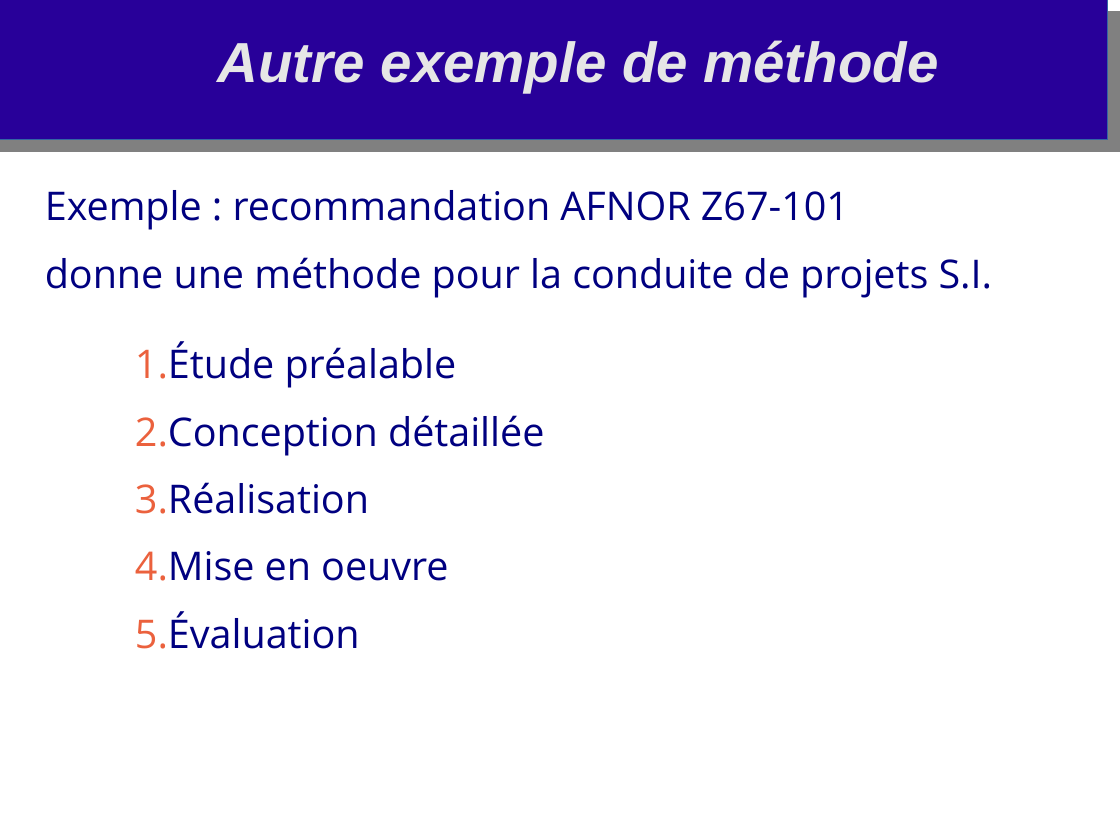
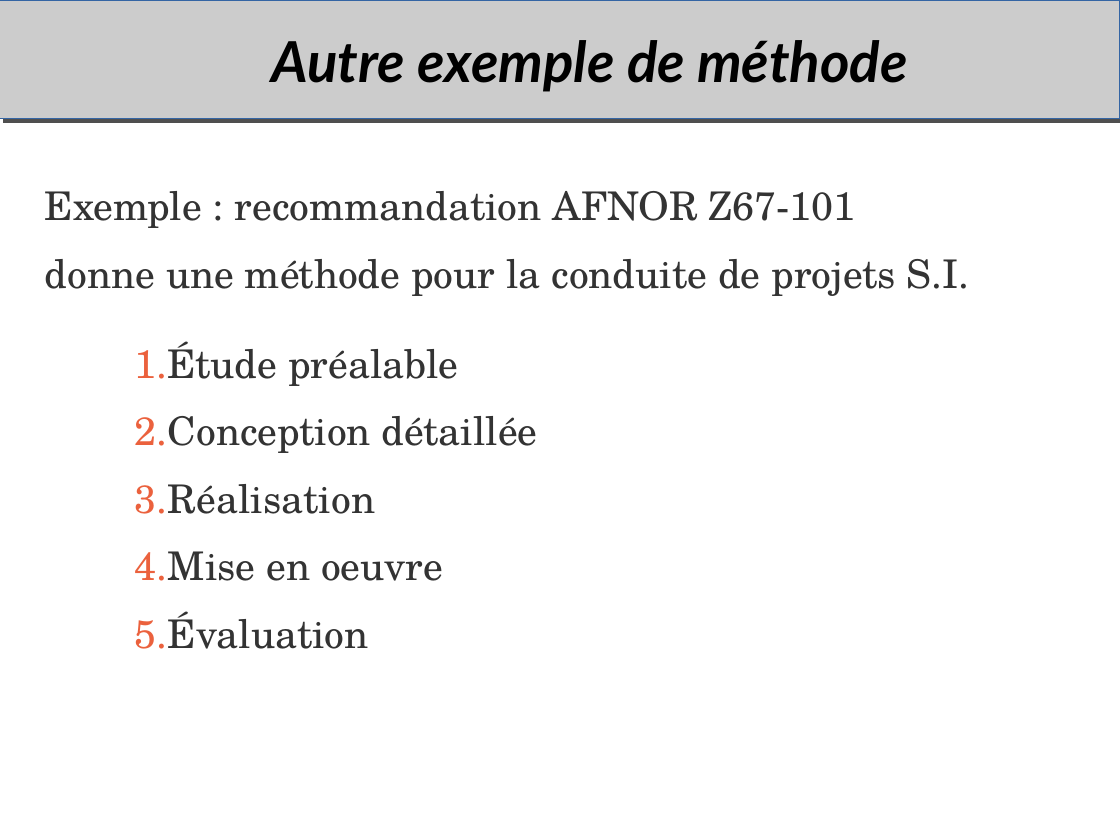
Before and after one commit to duanegris/texts, a slide deck: slide 8 of em-msi/it-s704/msi306-uml.odp (slide 9 before the commit). Drawn at 1120x840 pixels with LibreOffice and Linux fonts; fonts in the diff are those of the drawing; background and template pictures are left out. Boxes give left, top, right and bottom in pixels: in the first picture for what was removed or moved away, otherwise in the second. Text is boxed around its words. In the diff, an @@ line names an element or a change of style, - is before the commit and + after.

Commit message:
new style

```diff
--- a/em-msi/it-s704/msi306-uml.odp
+++ b/em-msi/it-s704/msi306-uml.odp
@@ rectangle: place and size @@
-rectangle at box(0, 0, 1108, 140)
+rectangle at box(0, 0, 1120, 119)
@@ rectangle at box(0, 0, 1120, 119): fill #280099 to #CCCCCC; shadow on @@
@@ rectangle removed at box(0, 12, 1120, 152) @@
@@ title "Autre exemple de méthode": place and size @@
-title "Autre exemple de méthode" at box(218, 40, 938, 93)
+title "Autre exemple de méthode" at box(271, 40, 908, 92)
@@ title "Autre exemple de méthode" at box(271, 40, 908, 92): font Arial to Lato, text colour #E6E6E6 to #000000 @@
@@ text "Exemple : recommandation AFNOR Z67-101" at box(45, 191, 970, 296): font Open Sans to TeX Gyre Schola, text colour #000080 to #333333 @@
@@ text "Étude préalable" at box(135, 341, 538, 649): font Open Sans to TeX Gyre Schola, text colour #000080 to #333333 @@
```
Also in this commit, not shown: 43 other slides changed, 1 slide removed.
